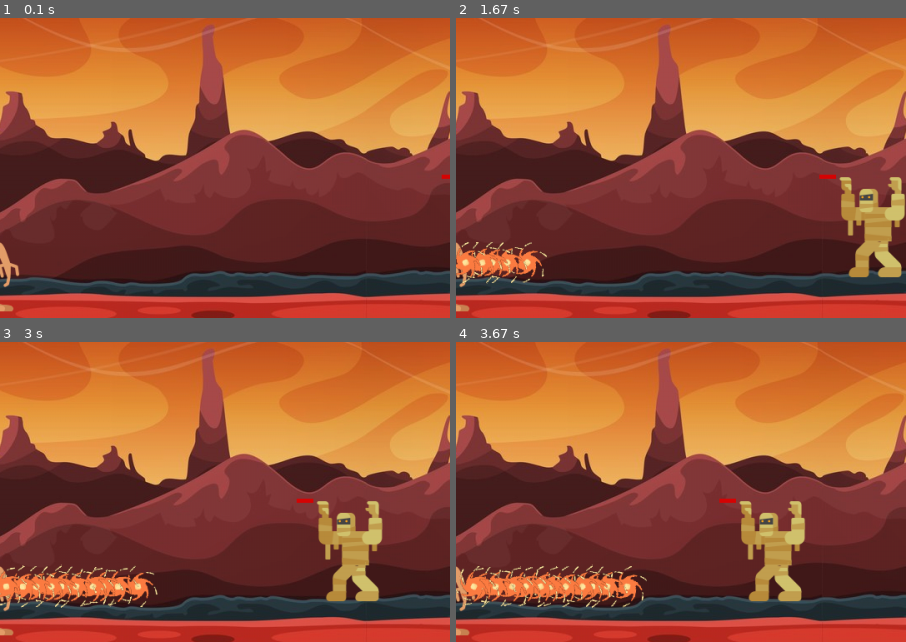
Above: before the commit, frames 1-4 (two rows, left to right).
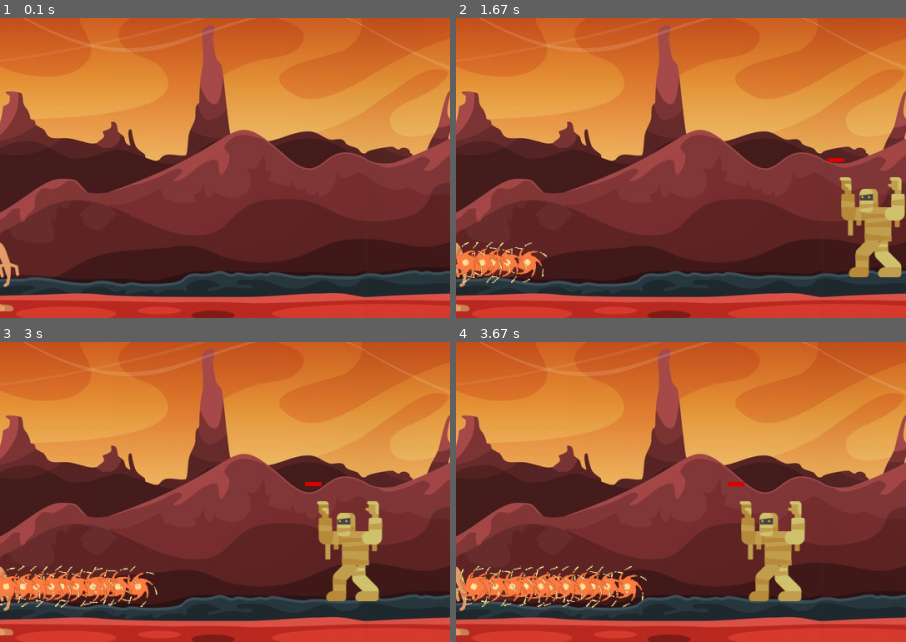
Above: after the commit, the same moments.

Repository: R-Florent/tutojeux
Game: pygame game, started from main.py
The game is run twice, just before and just after one commit, with the same random seed, the same clock (stepped at 60 frames per second) and the same inputs.
Inputs:
- Up to frame 1 (0.1 s): no input
- Up to frame 2 (1.67 s): tap Space at 0.33, 0.73, 1.03, 1.23, 1.57 s
- Up to frame 3 (3 s): tap Space at 1.87, 2.07, 2.37, 2.63, 2.97 s
- Up to frame 4 (3.67 s): tap Space at 3.27, 3.4 s
The pictures show only the part of the screen within x 50-100%, y 43-93%; the shares and areas given below are measured in that part.

The runs differ from the first frame. In frame 1, less than 0.1% of the frame differs, in the area x 98-100%, y 52-54%; in frame 2, 0.1%; in frame 3, 0.1%, in the area x 65-72%, y 46-54%; in frame 4, 0.1%.

Commit message:
Projectile: ajoute de la barre de vie des monstre.py

Diff:
--- a/monstre.py
+++ b/monstre.py
@@ -20,7 +20,7 @@
         #('05D72B')
 
         #définir la posistion de notre jauge de vie
-        bar_position = [self.rect.x, self.rect.y, self.health, 5]
+        bar_position = [self.rect.x + 10, self.rect.y -20, self.health, 5]
 
         #dessiner la barre de vie
         pygame.draw.rect(surface, bar_color, bar_position)
